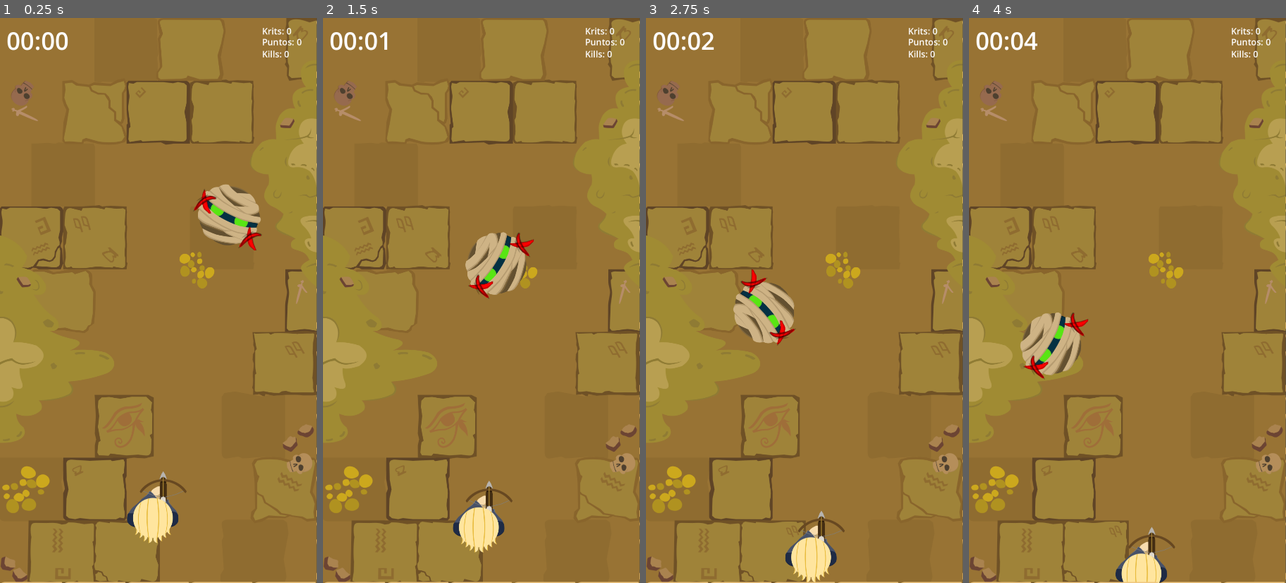
Above: before the commit, frames 1-4 (left to right).
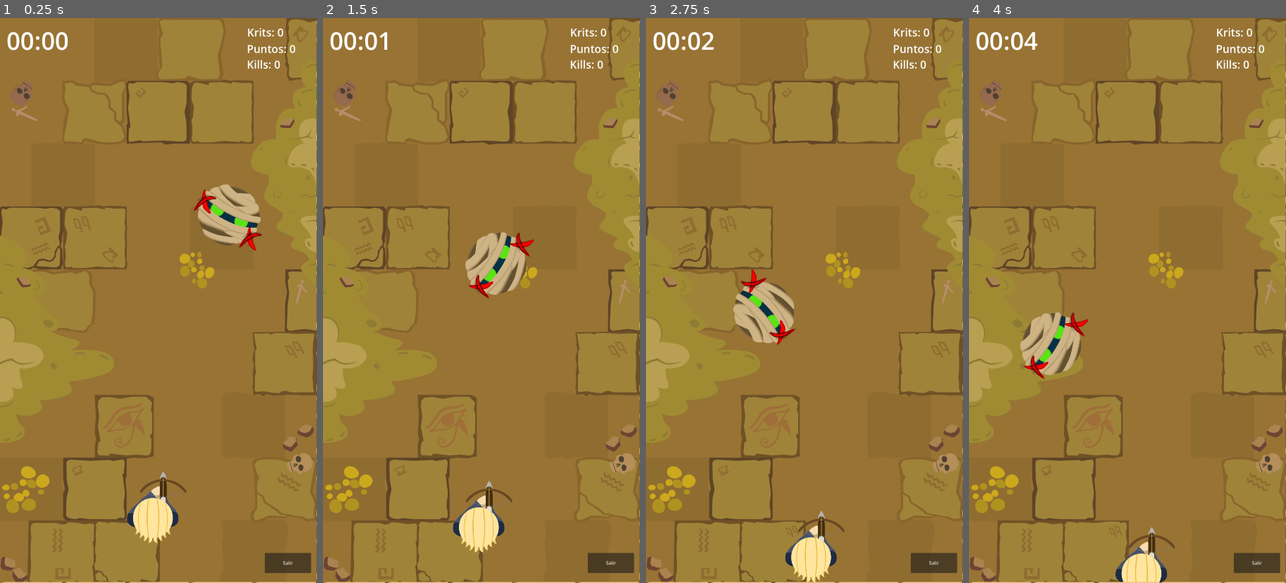
Above: after the commit, the same moments.

Repository: francoheredev/DungeonKrit
Game: Godot game, scene res://escenas/gameplay.tscn
Two runs of this game, one before a commit and one after it. Both use one fixed random seed, a clock stepped at 60 frames per second and the inputs below.
Inputs (mouse positions are in pixels of both pictures, inside the frame that each line leads up to):
- Up to frame 1 (0.25 s): no input
- Up to frame 2 (1.5 s): move the mouse to (551, 272) at 0.52 s; click (551, 272) at 0.67 s; drag from (418, 328) to (475, 515) at 1.27 s
- Up to frame 3 (2.75 s): move the mouse to (836, 176) at 2.02 s; click (836, 176) at 2.17 s
- Up to frame 4 (4 s): drag from (1111, 413) to (1137, 554) at 2.77 s; move the mouse to (1222, 385) at 3.52 s; click (1222, 385) at 3.67 s

The runs differ from the first frame. In frame 1, 0.9% of the frame differs, in the area x 78-99%, y 1-99%; in frame 2, 0.9%; in frame 3, 0.9%; in frame 4, 0.9%.

Commit message:
puse el menú

Diff:
--- a/escenas/critico.tscn
+++ b/escenas/critico.tscn
@@ -1,6 +1,6 @@
 [gd_scene format=3 uid="uid://cagl0d1jqvoc1"]
 
-[ext_resource type="Script" uid="uid://i80ukals0um4" path="res://escenas/critico.gd" id="1_ah6s4"]
+[ext_resource type="Script" uid="uid://i80ukals0um4" path="res://scripts/critico.gd" id="1_ah6s4"]
 [ext_resource type="Texture2D" uid="uid://bqm7mgord7grr" path="res://Arte/enemigoms dungeon krit png.png" id="1_ve8yo"]
 
 [sub_resource type="AtlasTexture" id="AtlasTexture_ah6s4"]
@@ -28,7 +28,7 @@
 [node name="AnimatedSprite2D" type="AnimatedSprite2D" parent="." unique_id=1458163379]
 position = Vector2(14, -4)
 sprite_frames = SubResource("SpriteFrames_38qqs")
-frame_progress = 0.13543688
+frame_progress = 0.74988323
 
 [node name="CollisionShape2D" type="CollisionShape2D" parent="." unique_id=128010]
 position = Vector2(1, 1)
--- a/escenas/gameplay.tscn
+++ b/escenas/gameplay.tscn
@@ -189,18 +189,19 @@
 font_size = 83
 
 [sub_resource type="LabelSettings" id="LabelSettings_nia68"]
-font_size = 30
+font_size = 37
 
 [sub_resource type="LabelSettings" id="LabelSettings_u0vn5"]
-font_size = 30
+font_size = 37
 
 [sub_resource type="LabelSettings" id="LabelSettings_sjk1h"]
-font_size = 30
+font_size = 37
 
 [node name="gameplay" type="Node2D" unique_id=1782014250]
 position = Vector2(-1, 0)
 
 [node name="fondo" type="Sprite2D" parent="." unique_id=223556045]
+z_index = -2
 position = Vector2(540, 960.49994)
 scale = Vector2(0.99999994, 1.0005208)
 texture = ExtResource("1_1m2o7")
@@ -241,27 +242,34 @@
 autostart = true
 
 [node name="Kills" type="Label" parent="CanvasLayer" unique_id=2016916720]
-offset_left = 893.0
-offset_top = 101.0
-offset_right = 985.0
-offset_bottom = 143.0
+offset_left = 841.0
+offset_top = 132.0
+offset_right = 955.0
+offset_bottom = 183.0
 text = "Kills: 0"
 label_settings = SubResource("LabelSettings_nia68")
 
 [node name="puntos" type="Label" parent="CanvasLayer" unique_id=1611199341]
-offset_left = 893.0
-offset_top = 60.0
-offset_right = 1028.0
-offset_bottom = 102.0
+offset_left = 841.0
+offset_top = 79.0
+offset_right = 1007.0
+offset_bottom = 130.0
 text = "Puntos: 0"
 label_settings = SubResource("LabelSettings_u0vn5")
 
 [node name="Krits" type="Label" parent="CanvasLayer" unique_id=693115765]
-offset_left = 893.0
+offset_left = 842.0
 offset_top = 23.0
-offset_right = 993.0
-offset_bottom = 65.0
+offset_right = 966.0
+offset_bottom = 74.0
 text = "Krits: 0"
 label_settings = SubResource("LabelSettings_sjk1h")
 
+[node name="SalirButton" type="Button" parent="." unique_id=731422722]
+offset_left = 903.0
+offset_top = 1818.0
+offset_right = 1061.0
+offset_bottom = 1886.0
+text = "Salir"
+
 [connection signal="timeout" from="CanvasLayer/Timer" to="CanvasLayer" method="_on_tiempo_timer_timeout"]
--- /dev/null
+++ b/escenas/menú.tscn
@@ -0,0 +1,64 @@
+[gd_scene format=3 uid="uid://clmp2ttmudw0j"]
+
+[ext_resource type="Script" uid="uid://ewfwj2xdyo7b" path="res://scripts/menú.gd" id="1_65sl1"]
+
+[sub_resource type="LabelSettings" id="LabelSettings_lehou"]
+font_size = 135
+
+[sub_resource type="LabelSettings" id="LabelSettings_65sl1"]
+font_size = 59
+
+[node name="Menú" type="Control" unique_id=266787158]
+layout_mode = 3
+anchors_preset = 15
+anchor_right = 1.0
+anchor_bottom = 1.0
+grow_horizontal = 2
+grow_vertical = 2
+script = ExtResource("1_65sl1")
+
+[node name="Label" type="Label" parent="." unique_id=1391198492]
+layout_mode = 0
+offset_left = 140.0
+offset_top = 414.0
+offset_right = 1002.0
+offset_bottom = 599.0
+text = "Dungeon Krit"
+label_settings = SubResource("LabelSettings_lehou")
+
+[node name="Label2" type="Label" parent="." unique_id=1185061341]
+layout_mode = 0
+offset_left = 801.0
+offset_top = 69.0
+offset_right = 998.0
+offset_bottom = 151.0
+text = "Krits: 0"
+label_settings = SubResource("LabelSettings_65sl1")
+
+[node name="JugarButton" type="Button" parent="." unique_id=966769675]
+layout_mode = 0
+offset_left = 249.0
+offset_top = 789.0
+offset_right = 883.0
+offset_bottom = 959.0
+text = "Jugar"
+
+[node name="TiendaButton" type="Button" parent="." unique_id=1669798714]
+layout_mode = 0
+offset_left = 255.0
+offset_top = 1064.0
+offset_right = 879.0
+offset_bottom = 1247.0
+text = "Tienda"
+
+[node name="SalirButton" type="Button" parent="." unique_id=800159562]
+layout_mode = 0
+offset_left = 247.0
+offset_top = 1346.0
+offset_right = 890.0
+offset_bottom = 1546.0
+text = "Salir"
+
+[connection signal="pressed" from="JugarButton" to="." method="_on_jugar_button_pressed"]
+[connection signal="pressed" from="TiendaButton" to="." method="_on_tienda_button_pressed"]
+[connection signal="pressed" from="SalirButton" to="." method="_on_salir_button_pressed"]
--- a/escenas/proyectil.tscn
+++ b/escenas/proyectil.tscn
@@ -7,6 +7,7 @@
 size = Vector2(12, 147)
 
 [node name="Area2D" type="Area2D" unique_id=2116881690]
+z_index = -1
 script = ExtResource("1_y2gxt")
 
 [node name="Sprite2D" type="Sprite2D" parent="." unique_id=1612914492]
--- a/scripts/GameManager.gd
+++ b/scripts/GameManager.gd
@@ -3,8 +3,12 @@
 var puntos := 0
 var kills := 0
 var krits := 0
+var krits_totales := 0
 
 func reset():
 	puntos = 0
 	kills = 0
-	krits = 0
+
+func agregar_krit(cantidad := 1):
+	krits += cantidad
+	krits_totales += cantidad
--- /dev/null
+++ b/scripts/menú.gd
@@ -0,0 +1,10 @@
+extends Control
+
+func _on_jugar_button_pressed():
+	get_tree().change_scene_to_file("res://escenas/gameplay.tscn")
+
+func _on_tienda_button_pressed():
+	print("Abrir tienda")
+
+func _on_salir_button_pressed():
+	get_tree().quit()
--- a/scripts/proyectil.gd
+++ b/scripts/proyectil.gd
@@ -77,9 +77,9 @@
 	if enemigo.has_method("recibir_dano"):
 		enemigo.recibir_dano(30)
 
-	GameManager.krits += 1
+	GameManager.agregar_krit()
 	GameManager.puntos += 50
-
+	print("Krits totales: ", GameManager.krits_totales)
 	critico.queue_free()
 
 	add_to_group("flechas")
Renamed: escenas/critico.gd -> scripts/critico.gd
Renamed: escenas/critico.gd.uid -> scripts/critico.gd.uid
Not shown, added: scripts/menú.gd.uid
